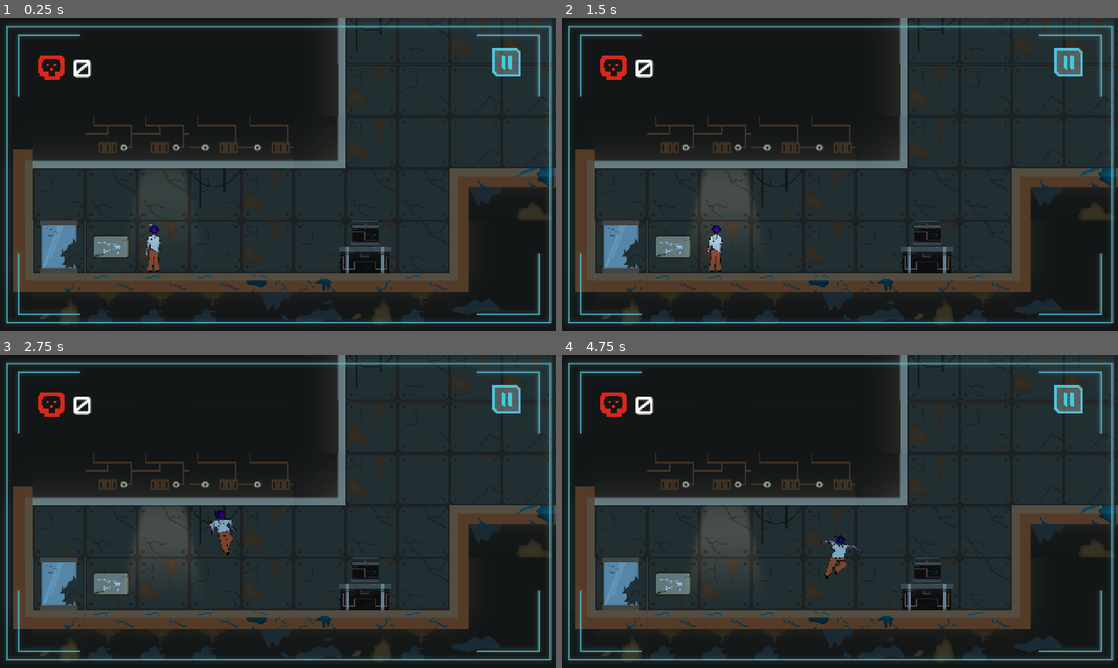
Above: before the commit, frames 1-4 (two rows, left to right).
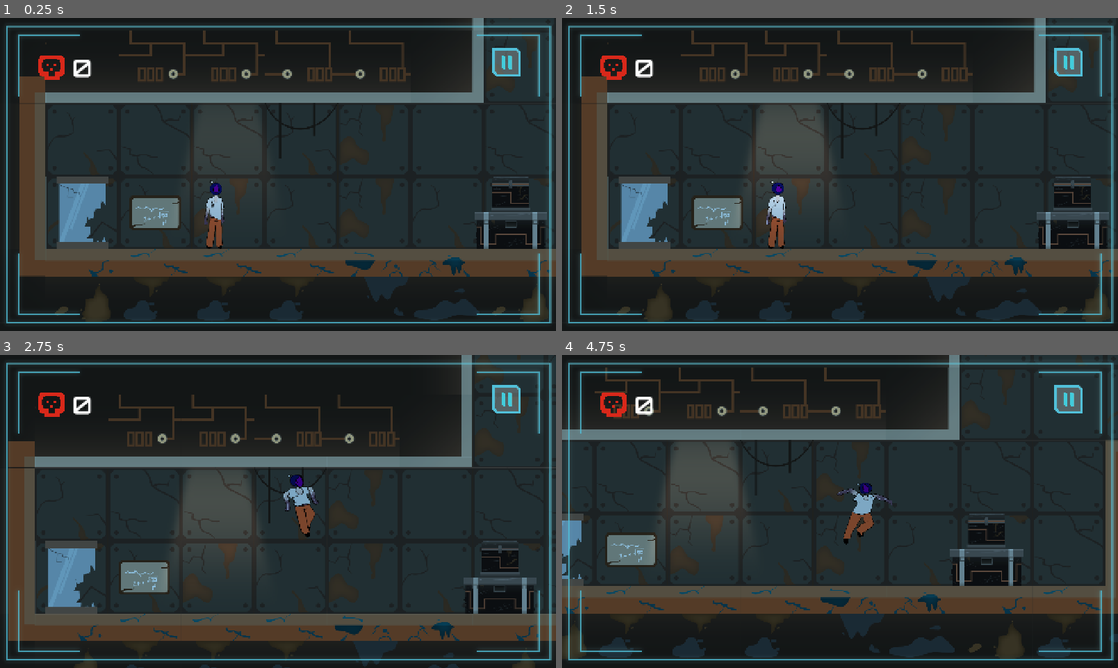
Above: after the commit, the same moments.

Repository: nati9v/Grupo-B
Game: Godot game, scene res://Scenes/Niveles/lvl1.tscn
Two runs of this game, one before a commit and one after it. Both use one fixed random seed, a clock stepped at 60 frames per second and the inputs below.
Inputs (mouse positions are in pixels of both pictures, inside the frame that each line leads up to):
- Up to frame 1 (0.25 s): no input
- Up to frame 2 (1.5 s): click (1067, 61) at 0.5 s; click "REINICIAR" at 1.25 s
- Up to frame 3 (2.75 s): tap Enter (ui_accept) at 2, 2.27 s; move the mouse to (400, 495) at 2.02 s; hold Right (ui_right) from 2.03 s (still down); tap I (interact) at 2.1 s
- Up to frame 4 (4.75 s): move the mouse to (728, 527) at 2.77 s; tap I (interact) at 2.85, 3.6, 4.35 s; tap Enter (ui_accept) at 3.02, 4.52 s; move the mouse to (895, 442) at 3.52 s; release Right (ui_right) at 3.53 s; hold Left (ui_left) 3.53-4.28 s; move the mouse to (812, 574) at 4.27 s; hold Right (ui_right) from 4.28 s (still down)

The runs differ from the first frame. In frame 1, 39% of the frame differs, in the area x 2-100%, y 0-98%; in frame 2, 40%; in frame 3, 32%; in frame 4, 39%.

Commit message:
ajuste de camara (0.7)

Diff:
--- a/Scenes/Niveles/lvl1.tscn
+++ b/Scenes/Niveles/lvl1.tscn
@@ -450,7 +450,7 @@
 
 [node name="Camera2D" type="Camera2D" parent="Pruebeteoprimus"]
 modulate = Color(1, 0.766667, 0, 1)
-zoom = Vector2(0.5, 0.5)
+zoom = Vector2(0.7, 0.7)
 limit_left = -160
 limit_bottom = 800
 position_smoothing_enabled = true
Not shown: 1 places in Scenes/Niveles/lvl3.tscn that only renumber resources
